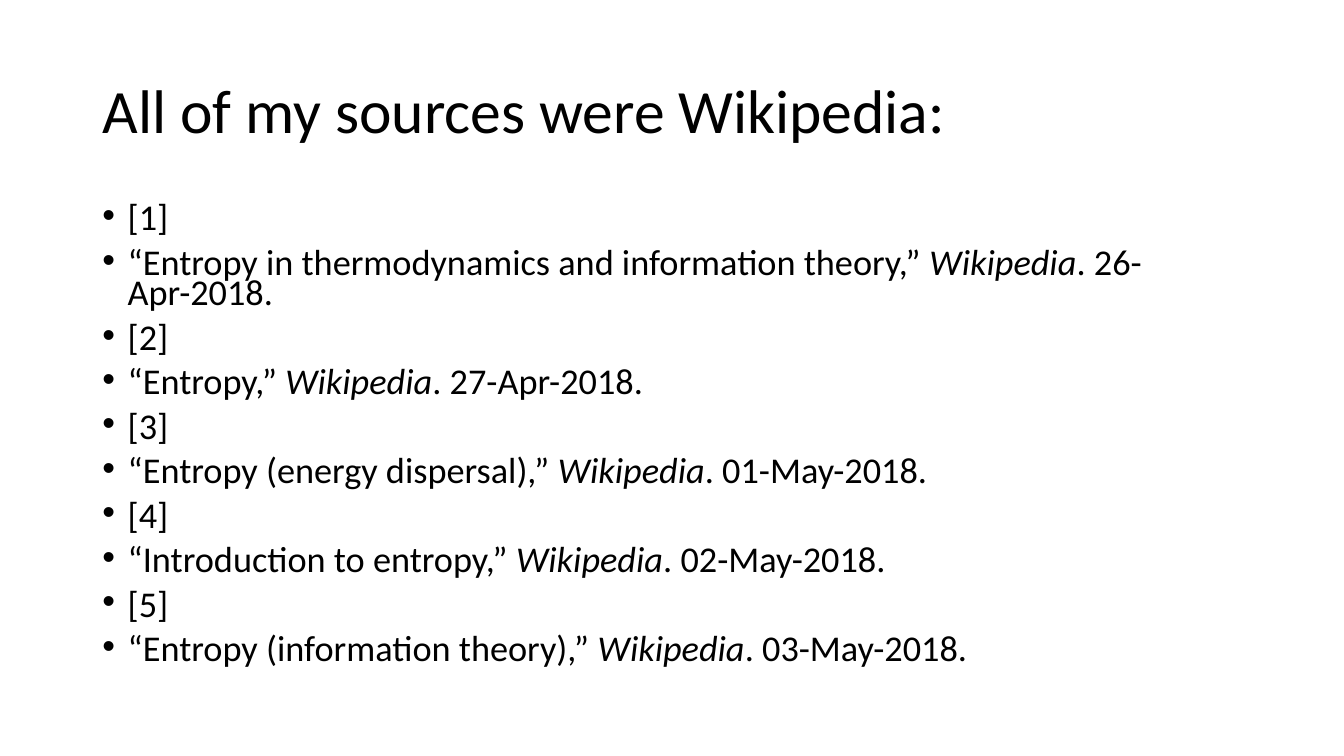
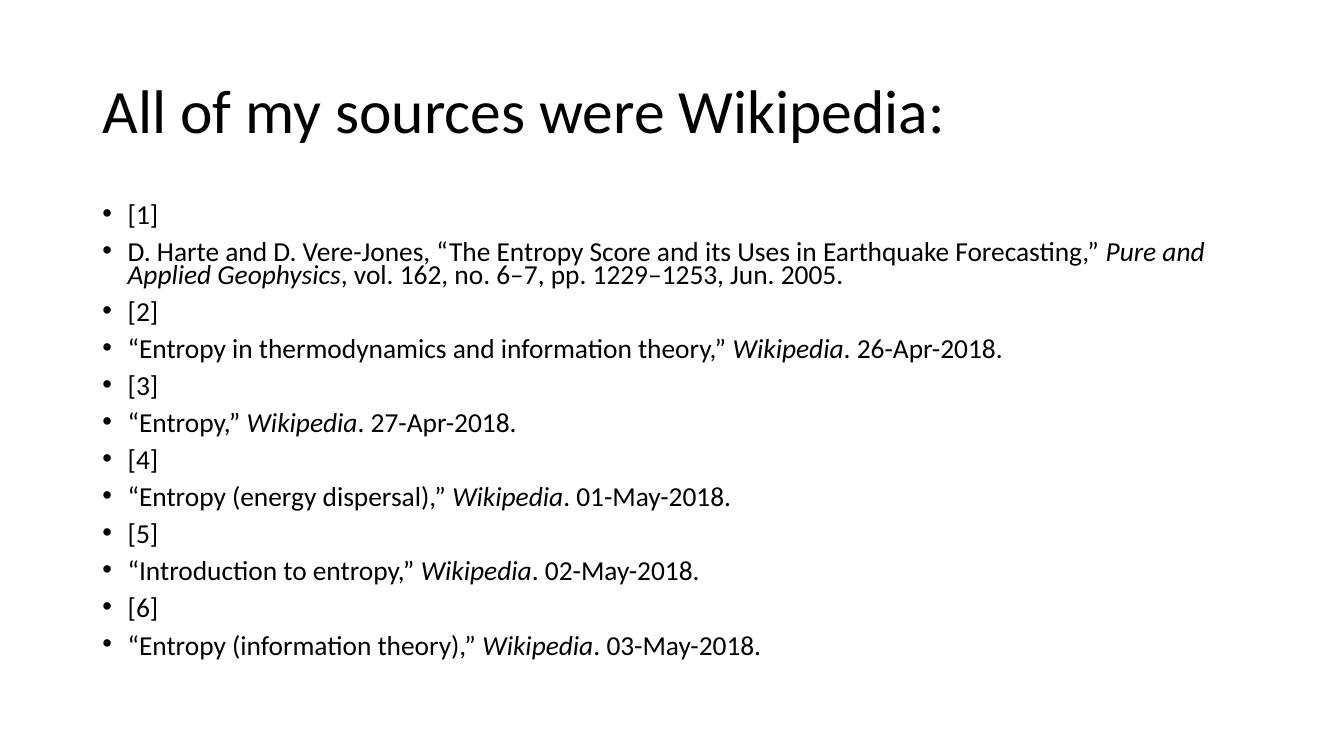
Before and after one commit to onakanob/helloGEMSEC, a slide deck: slide 6 of entropy/Entropy Overview.pptx. Drawn at 1344x756 pixels with LibreOffice and Linux fonts; fonts in the diff are those of the drawing. Boxes give left, top, right and bottom in pixels: in the first picture for what was removed or moved away, otherwise in the second. Text is boxed around its words. In the diff, an @@ line names an element or a change of style, - is before the commit and + after.

```diff
--- a/entropy/Entropy Overview.pptx
+++ b/entropy/Entropy Overview.pptx
@@ text at [128, 204, 1003, 660]: size 25.9 to 19.6 pt in "[1]", "“Entropy in thermodynamics and information theory,” Wikipedi ...", "“Entropy,” Wikipedia. 27-Apr-2018.", "“Entropy (energy dispersal),” Wikipedia. 01-May-2018." and 2 more places @@
@@ text at [128, 241, 1204, 325]: paragraphs added @@
+• D. Harte and D. Vere-Jones, “The Entropy Score and its Uses in Earthquake Forecasting,” Pure and Applied Geophysics, vol. 162, no. 6–7, pp. 1229–1253, Jun. 2005.
+• [2]
@@ text at [128, 375, 159, 399]: text changed; size 25.9 to 19.6 pt @@
-• [2]
+• [3]
@@ text at [128, 449, 159, 473]: text changed; size 25.9 to 19.6 pt @@
-• [3]
+• [4]
@@ text at [128, 523, 159, 547]: text changed; size 25.9 to 19.6 pt @@
-• [4]
+• [5]
@@ text at [128, 597, 159, 621]: text changed; size 25.9 to 19.6 pt @@
-• [5]
+• [6]
```
Also in this commit, not shown: 1 other file.
